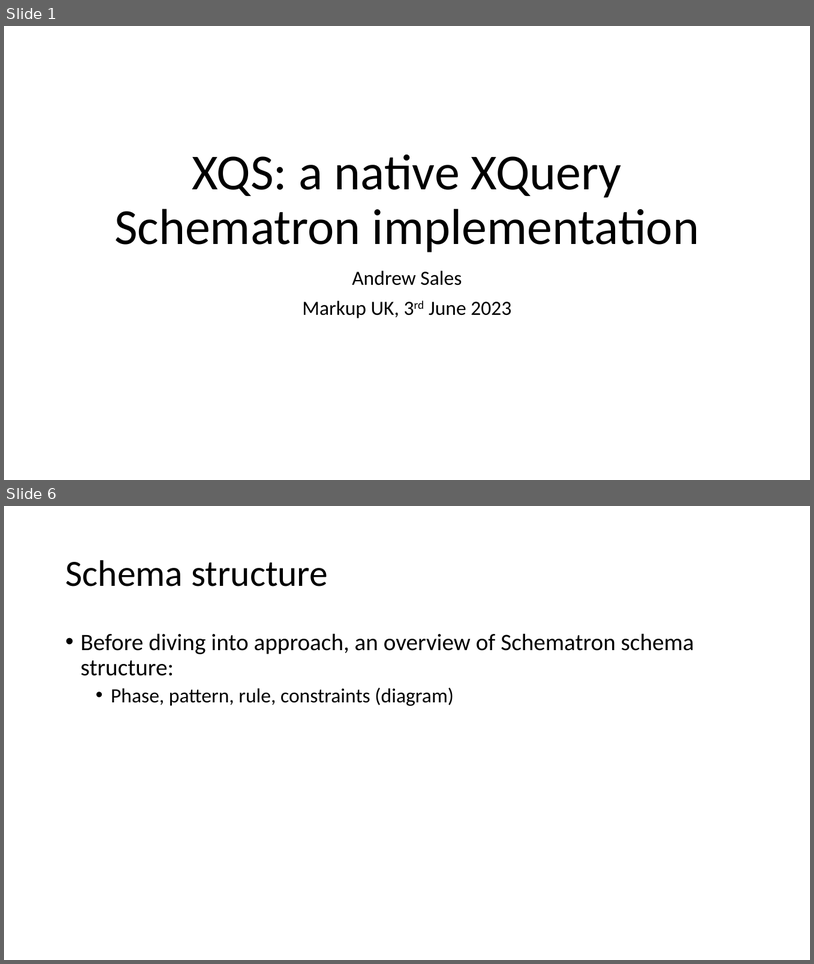
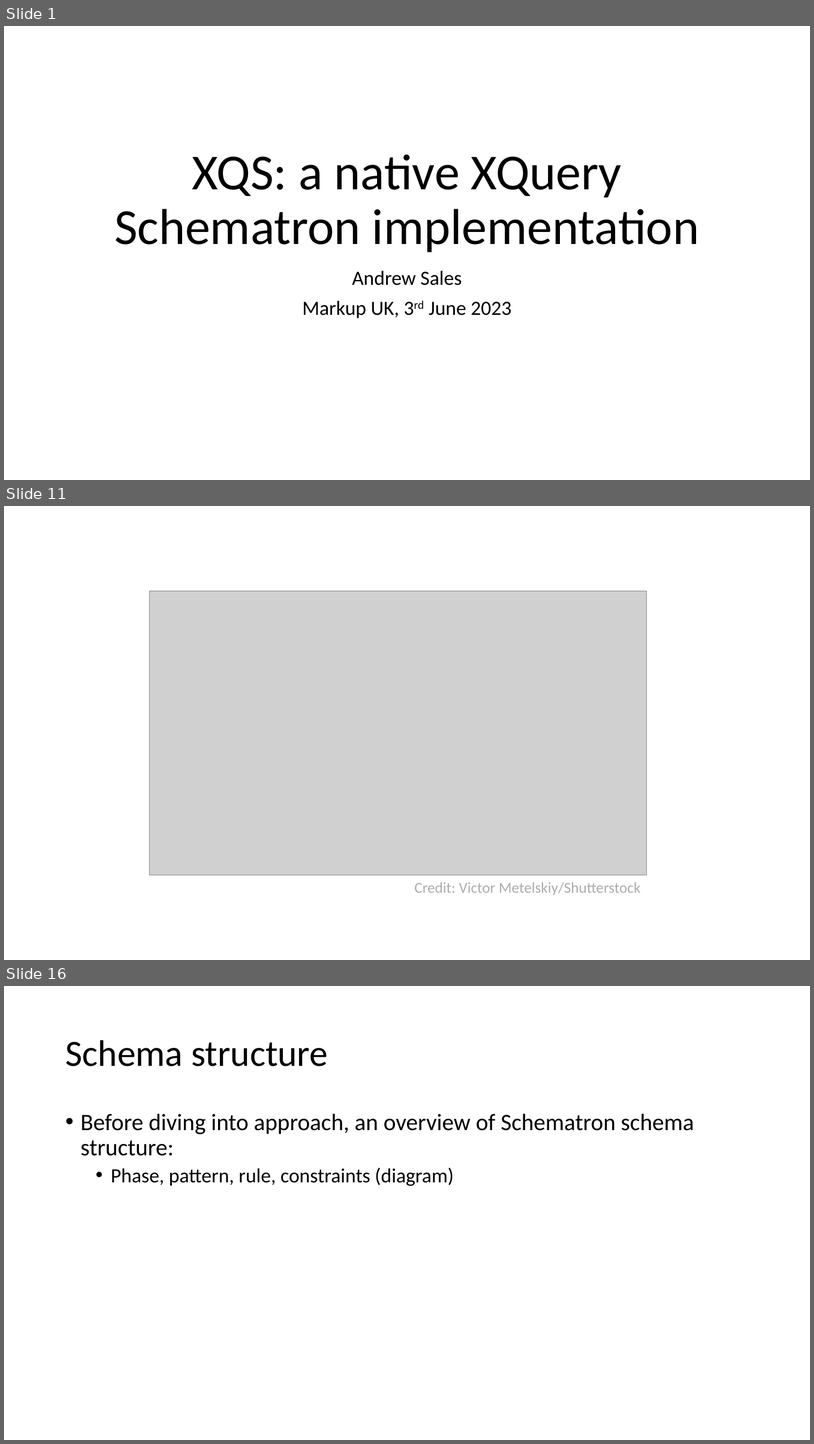
Before and after one commit to AndrewSales/XQS, a slide deck: Markup UK 2023 slides.pptx. Shown one above the other, each under a label of ours: slides 1 and 6 before the commit, slides 1, 11 and 16 after it; the slides between them are not shown. The pictures are 814x964 and 814x1444 pixels, drawn with LibreOffice and Linux fonts; fonts in the diff are those of the drawing; grey boxes stand for pictures. Boxes give left, top, right and bottom in pixels: in the first picture for what was removed or moved away, otherwise in the second. Text is boxed around its words. In the diff, an @@ line names an element or a change of style, - is before the commit and + after.

```diff
--- a/Markup UK 2023 slides.pptx
+++ b/Markup UK 2023 slides.pptx
@@ slide 11 added at (4,506,810,960), background #FFFFFF @@
@@ picture added at (149,591,647,875) @@
@@ text added at (414,882,641,895), 18 pt, text #AFABAB @@
+Credit: Victor Metelskiy/Shutterstock
@@ what was slide 6 is now slide 16 @@
```
Also in this commit, not shown: 4 slides changed, 10 other slides added, 1 other file.
